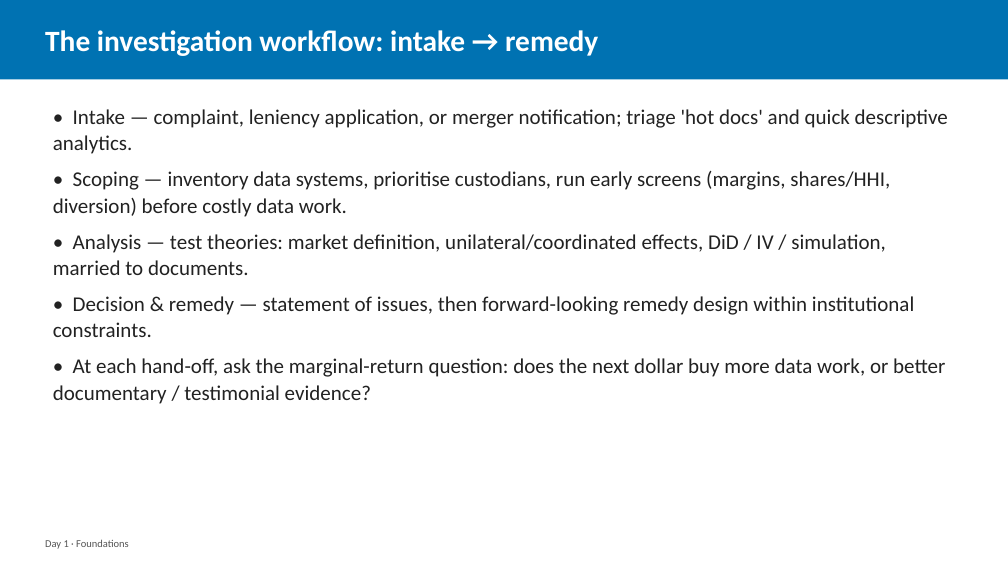
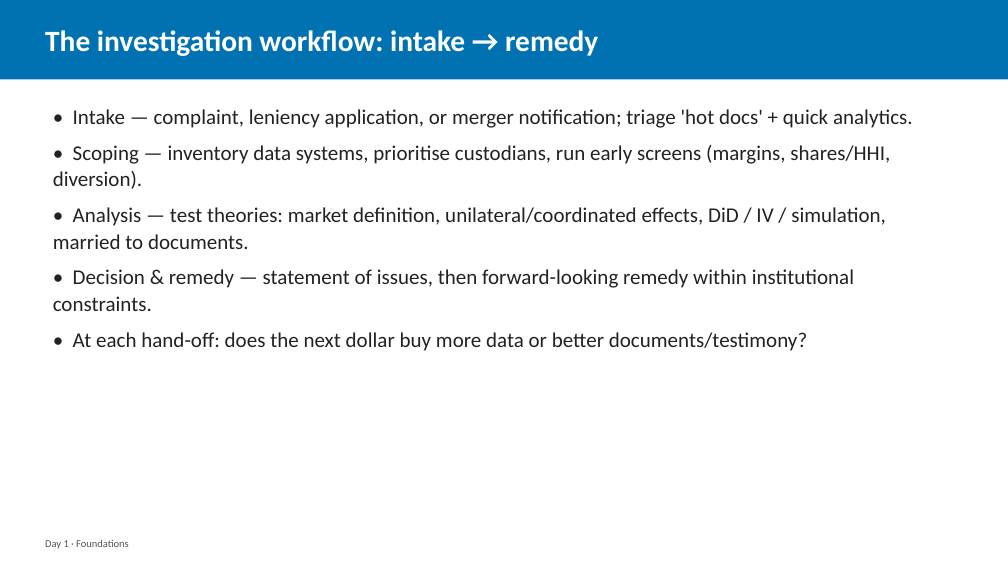
Before and after one commit to laurencehw/antitrust-methods, a slide deck: slide 14 of teaching/slides/day1_foundations.pptx (slide 10 before the commit). Drawn at 1008x567 pixels with LibreOffice and Linux fonts; fonts in the diff are those of the drawing. Boxes give left, top, right and bottom in pixels: in the first picture for what was removed or moved away, otherwise in the second. Text is boxed around its words. In the diff, an @@ line names an element or a change of style, - is before the commit and + after.

```diff
--- a/teaching/slides/day1_foundations.pptx
+++ b/teaching/slides/day1_foundations.pptx
@@ text at box(53, 109, 913, 189): text changed @@
-• Intake — complaint, leniency application, or merger notification; triage 'hot docs' and quick descriptive analytics.
-• Scoping — inventory data systems, prioritise custodians, run early screens (margins, shares/HHI, diversion) before costly data work.
+• Intake — complaint, leniency application, or merger notification; triage 'hot docs' + quick analytics.
+• Scoping — inventory data systems, prioritise custodians, run early screens (margins, shares/HHI, diversion).
@@ text at box(53, 269, 854, 351): text changed @@
-• Decision & remedy — statement of issues, then forward-looking remedy design within institutional constraints.
-• At each hand-off, ask the marginal-return question: does the next dollar buy more data work, or better documentary / testimonial evidence?
+• Decision & remedy — statement of issues, then forward-looking remedy within institutional constraints.
+• At each hand-off: does the next dollar buy more data or better documents/testimony?
```
Also in this commit, not shown: 18 other slides changed, 28 slides added, 2 other files.
